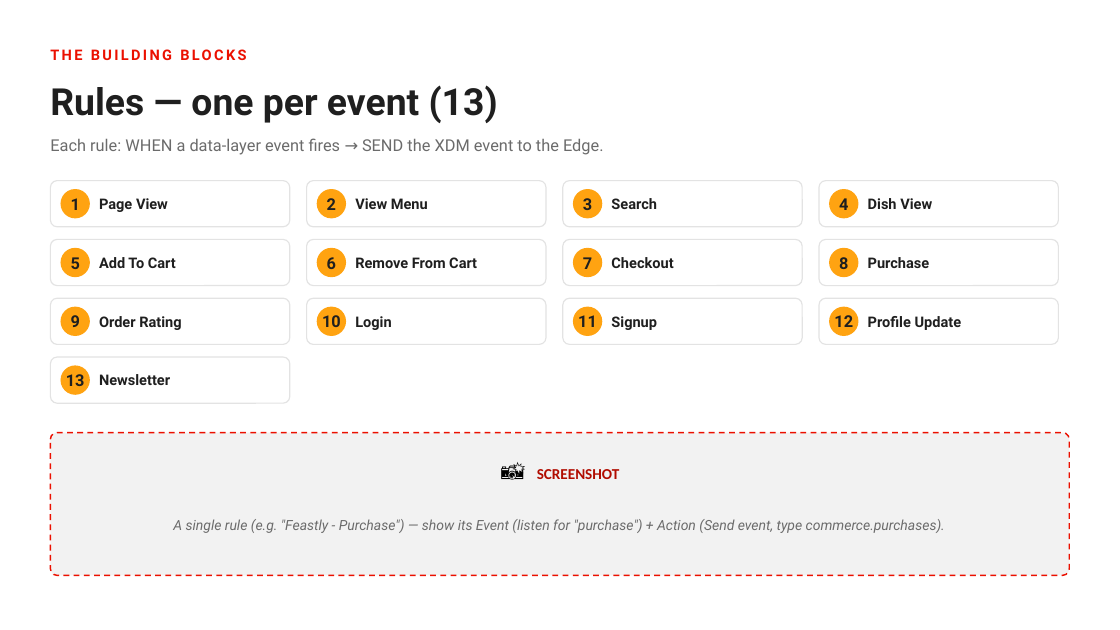
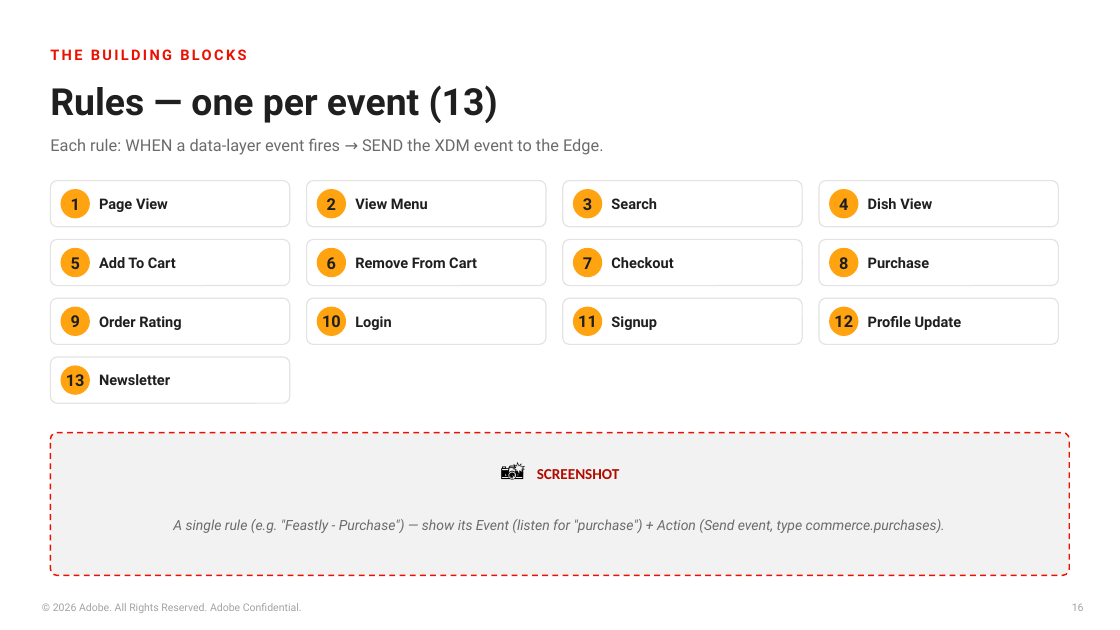
Before and after one commit to princeparvat80/aep-data-collection-food-demo, a slide deck: slide 16 of presentation/Feastly-DataCollection-to-AEP.pptx. Drawn at 1120x630 pixels with LibreOffice and Linux fonts; fonts in the diff are those of the drawing. Boxes give left, top, right and bottom in pixels: in the first picture for what was removed or moved away, otherwise in the second. Text is boxed around its words. In the diff, an @@ line names an element or a change of style, - is before the commit and + after.

```diff
--- a/presentation/Feastly-DataCollection-to-AEP.pptx
+++ b/presentation/Feastly-DataCollection-to-AEP.pptx
@@ text added at box(53, 603, 302, 613), 9 pt, text #A3A3A3 @@
+© 2026 Adobe. All Rights Reserved. Adobe Confidential.
@@ text added at box(1072, 604, 1084, 611), 9 pt, text #A3A3A3 @@
+16
```
Also in this commit, not shown: 22 other slides changed, 1 other file.
